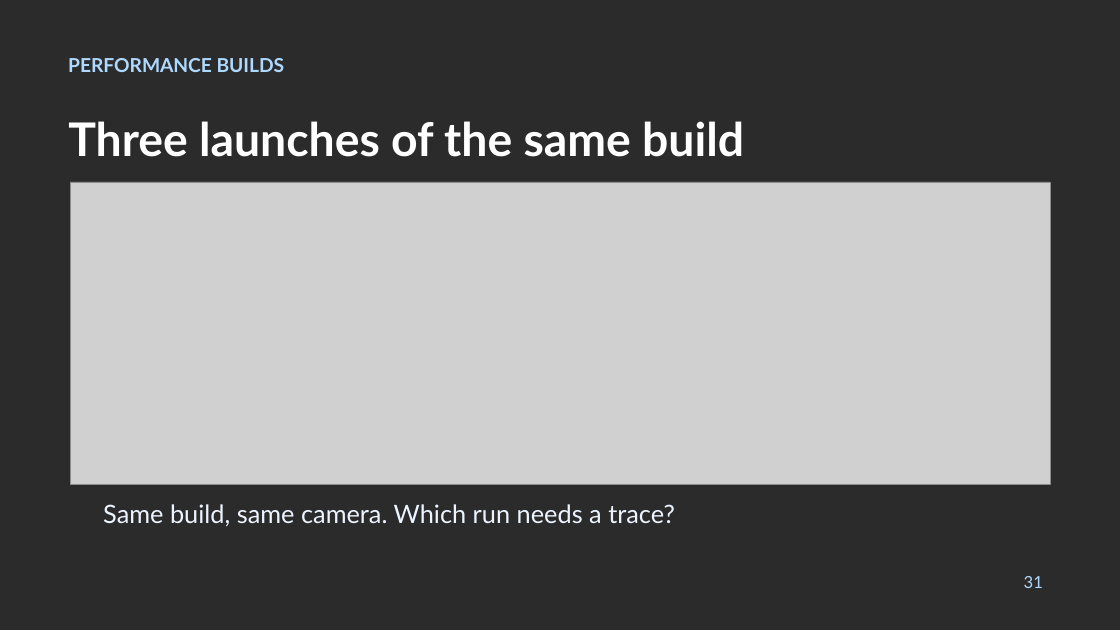
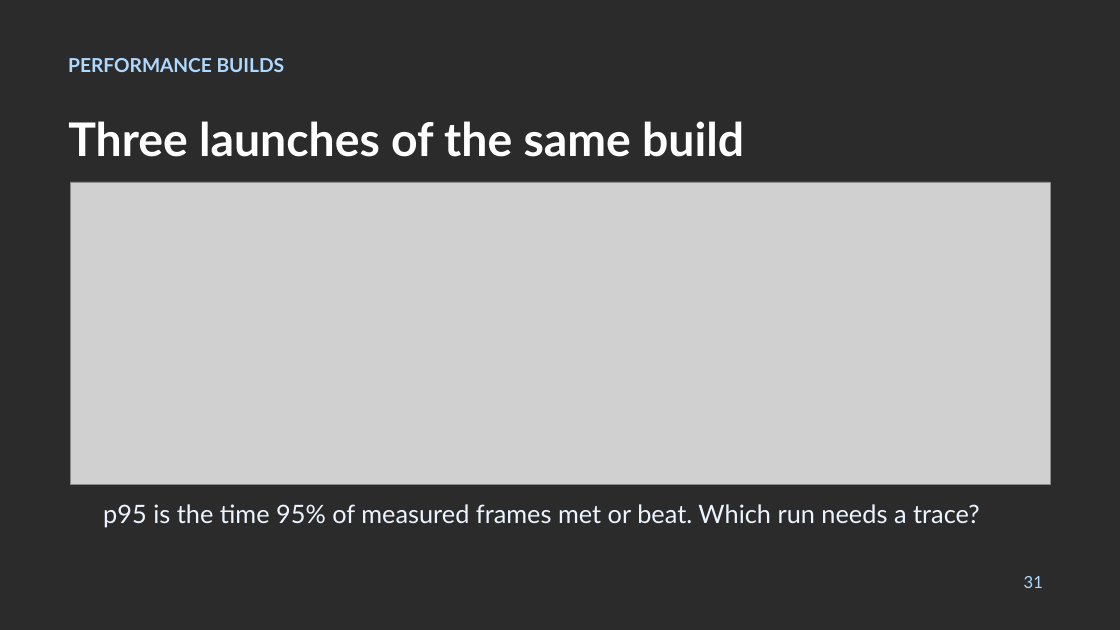
Before and after one commit to anthonymonteagudo/Week10-Profiling, a slide deck: slide 31 of Week10-Slides.pptx. Drawn at 1120x630 pixels with LibreOffice and Linux fonts; fonts in the diff are those of the drawing; grey boxes stand for pictures; background and template pictures are left out; a plain dark background stands for a picture behind light text. Boxes give left, top, right and bottom in pixels: in the first picture for what was removed or moved away, otherwise in the second. Text is boxed around its words. In the diff, an @@ line names an element or a change of style, - is before the commit and + after.

```diff
--- a/Week10-Slides.pptx
+++ b/Week10-Slides.pptx
@@ text at [103, 504, 980, 528]: text changed @@
-Same build, same camera. Which run needs a trace?
+p95 is the time 95% of measured frames met or beat. Which run needs a trace?
```
Also in this commit, not shown: 2 other slides changed, 1 slide added, 1 slide removed, 2 other files.
